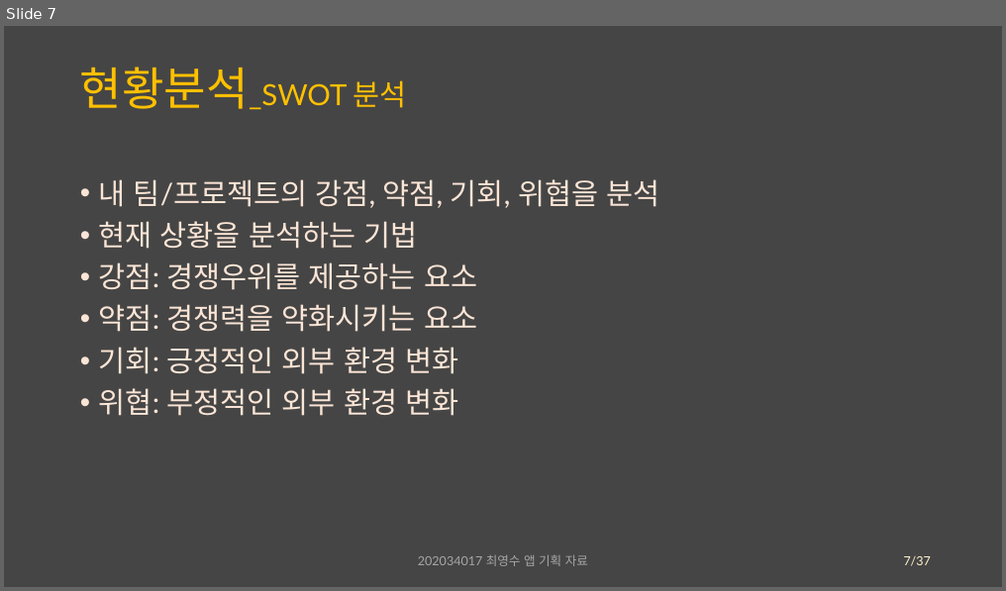
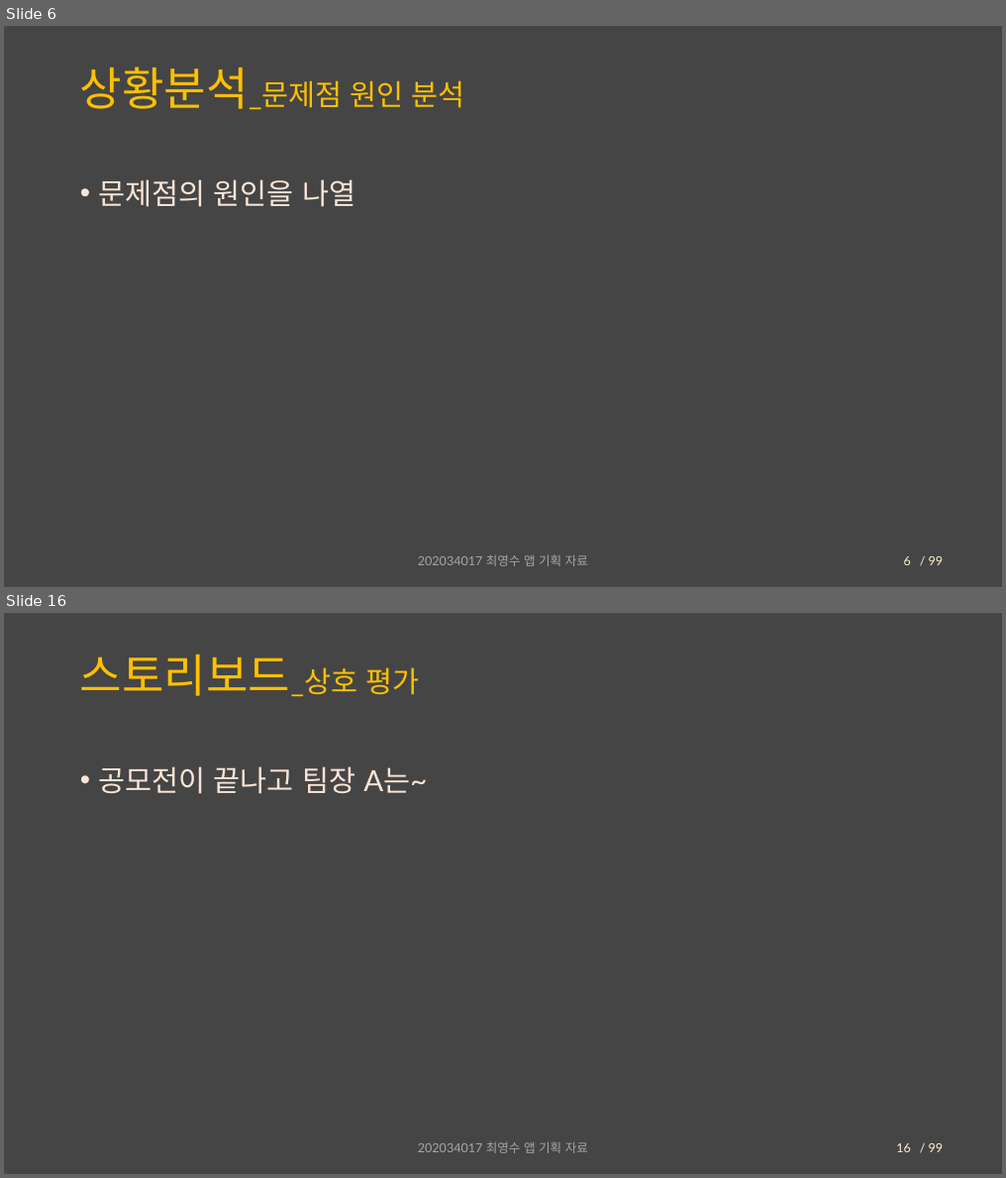
Before and after one commit to Chronos410/PartyCompetition, a slide deck: 대충 설계도.pptx. Shown one above the other, each under a label of ours: slide 7 before the commit, slides 6 and 16 after it; the slides between them are not shown. The pictures are 1006x591 and 1006x1178 pixels, drawn with LibreOffice and Linux fonts; fonts in the diff are those of the drawing. Boxes give left, top, right and bottom in pixels: in the first picture for what was removed or moved away, otherwise in the second. Text is boxed around its words. In the diff, an @@ line names an element or a change of style, - is before the commit and + after.

```diff
--- a/대충 설계도.pptx
+++ b/대충 설계도.pptx
@@ slide 16 added at (4, 613, 1002, 1174), background #454545; not listed: 1 template element that a slide beside it also shows @@
@@ title added at (80, 655, 419, 696), 44 pt, text #FFC000 @@
+스토리보드_상호 평가
@@ text added at (99, 766, 427, 794), 28 pt, text #FBE5D6 @@
+• 공모전이 끝나고 팀장 A는~
@@ text added at (418, 1143, 588, 1154), 12 pt, text #A6A6A6 @@
+202034017 최영수 앱 기획 자료
@@ page number added at (896, 1144, 911, 1153), 12 pt, text #FFF2CC @@
+16
@@ what was slide 7 is now slide 6 @@
@@ slide 6 changed as well @@
@@ title at (80, 67, 465, 109): text changed @@
-현황분석_SWOT 분석
+상황분석_문제점 원인 분석
@@ text at (99, 179, 355, 207): text changed @@
-• 내 팀/프로젝트의 강점, 약점, 기회, 위협을 분석
-• 현재 상황을 분석하는 기법
-• 강점: 경쟁우위를 제공하는 요소
-• 약점: 경쟁력을 약화시키는 요소
-• 기회: 긍정적인 외부 환경 변화
-• 위협: 부정적인 외부 환경 변화
+• 문제점의 원인을 나열
@@ page number at (904, 557, 911, 566): text changed @@
-7
+6
@@ text removed at (911, 557, 931, 567) @@
-/37
@@ text added at (929, 557, 944, 566), 12 pt, text #FFF2CC @@
+/ 99
```
Also in this commit, not shown: 7 other slides changed, 9 other slides added, 3 other files.
